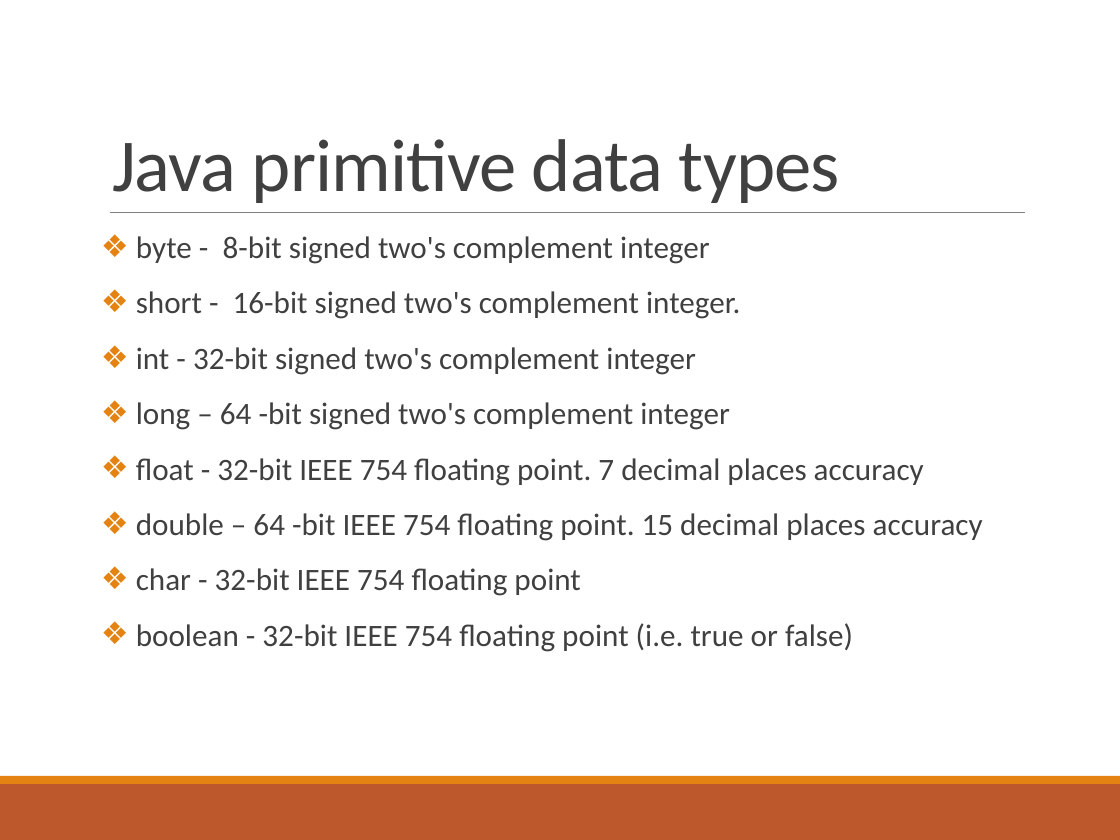
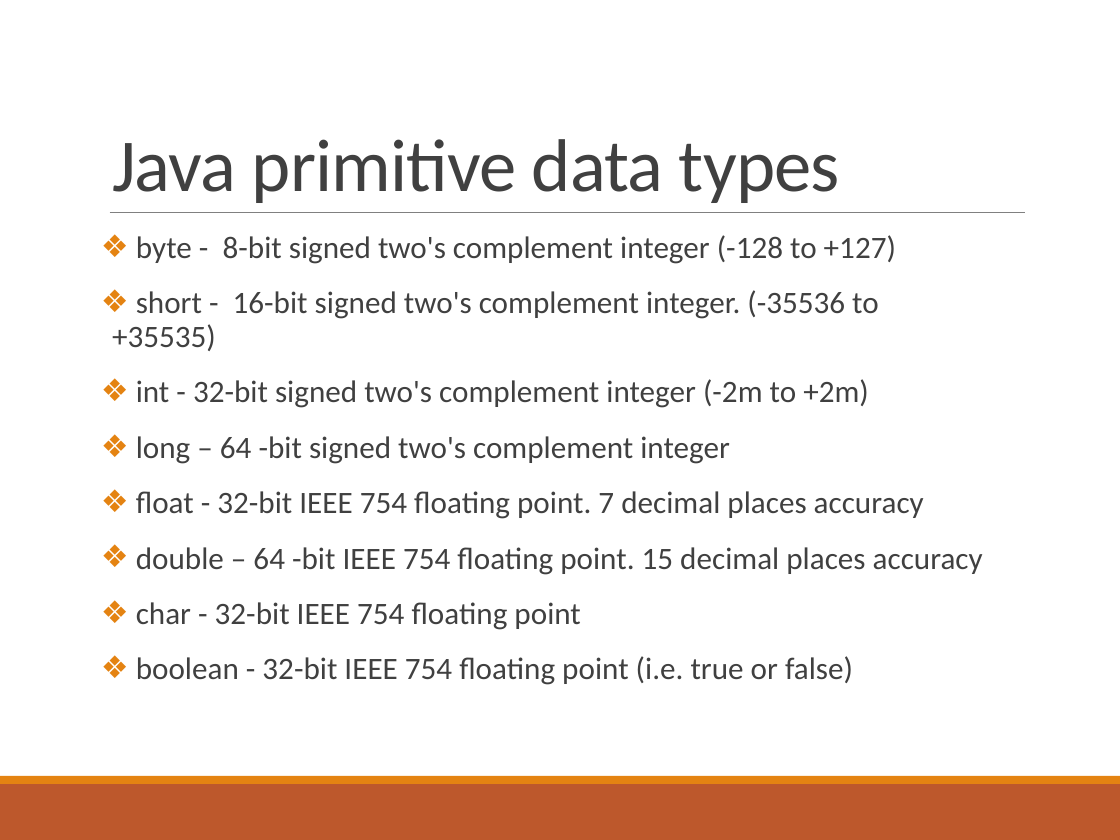
Before and after one commit to deeperj/dillinger, a slide deck: slide 12 of thesis/ukapp2/wqu_isc/sofware_design/Lesson 1 - Java.pptx (slide 10 before the commit). Drawn at 1120x840 pixels with LibreOffice and Linux fonts; fonts in the diff are those of the drawing. Boxes give left, top, right and bottom in pixels: in the first picture for what was removed or moved away, otherwise in the second. Text is boxed around its words. In the diff, an @@ line names an element or a change of style, - is before the commit and + after.

Commit message:
java09

```diff
--- a/thesis/ukapp2/wqu_isc/sofware_design/Lesson 1 - Java.pptx
+++ b/thesis/ukapp2/wqu_isc/sofware_design/Lesson 1 - Java.pptx
@@ text at bbox=[112, 235, 896, 408]: text changed @@
-❖ byte - 8-bit signed two's complement integer
-❖ short - 16-bit signed two's complement integer.
-❖ int - 32-bit signed two's complement integer
+❖ byte - 8-bit signed two's complement integer (-128 to +127)
+❖ short - 16-bit signed two's complement integer. (-35536 to +35535)
+❖ int - 32-bit signed two's complement integer (-2m to +2m)
```
Also in this commit, not shown: 4 other slides changed, 3 slides added, 3 other files.
